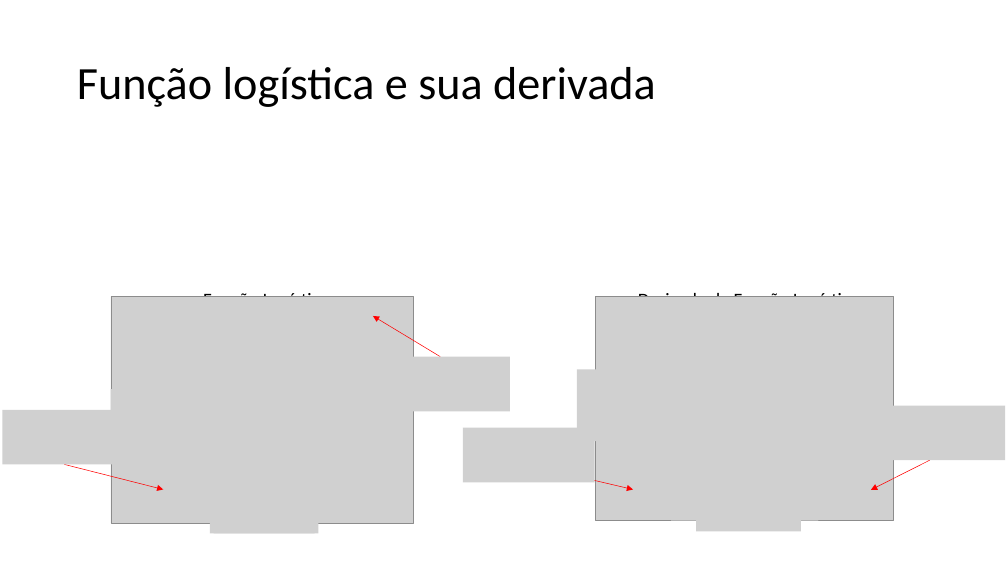
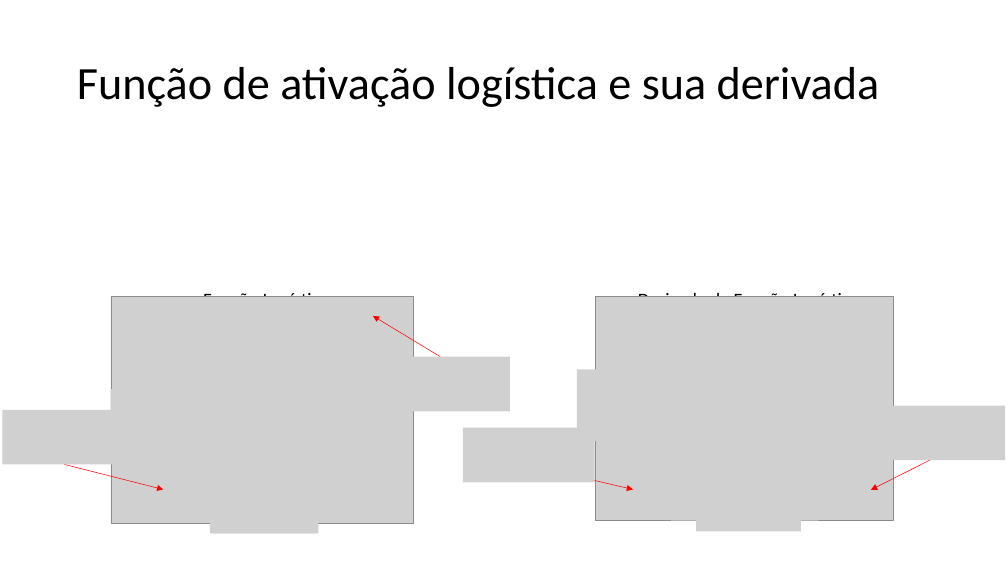
Before and after one commit to zz4fap/t320_aprendizado_de_maquina, a slide deck: slide 15 of slides/T320_Redes_Neurais_Artificiais (Parte II).pptx. Drawn at 1008x567 pixels with LibreOffice and Linux fonts; fonts in the diff are those of the drawing; grey boxes stand for pictures. Boxes give left, top, right and bottom in pixels: in the first picture for what was removed or moved away, otherwise in the second. Text is boxed around its words. In the diff, an @@ line names an element or a change of style, - is before the commit and + after.

```diff
--- a/slides/T320_Redes_Neurais_Artificiais (Parte II).pptx
+++ b/slides/T320_Redes_Neurais_Artificiais (Parte II).pptx
@@ title at [77, 67, 880, 107]: text changed @@
-Função logística e sua derivada
+Função de ativação logística e sua derivada
```
Also in this commit, not shown: 17 other slides changed, 3 slides added, 1 other file.
